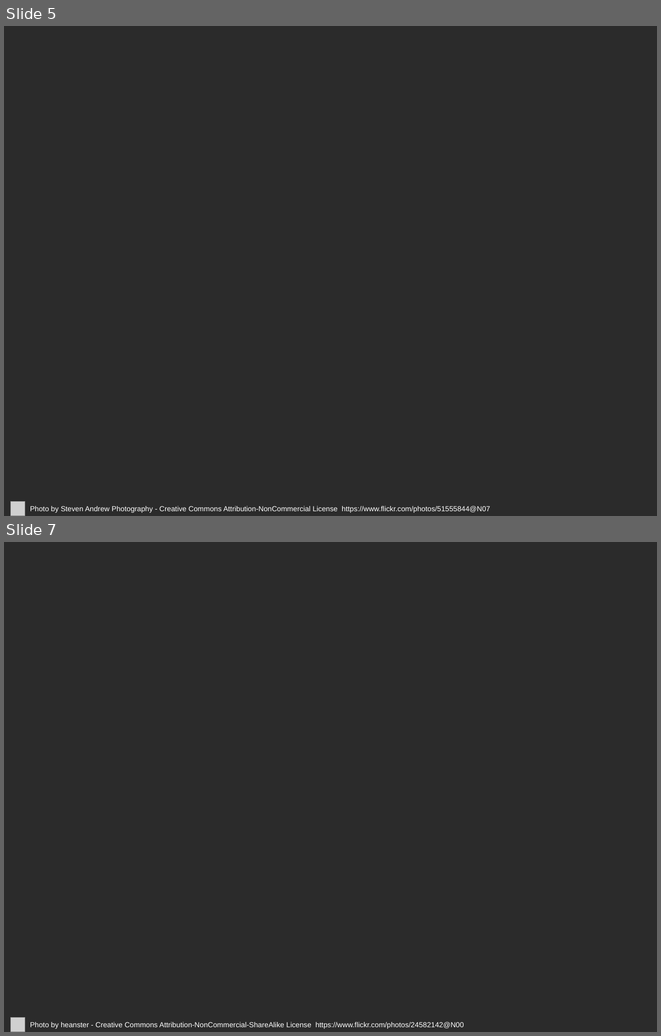
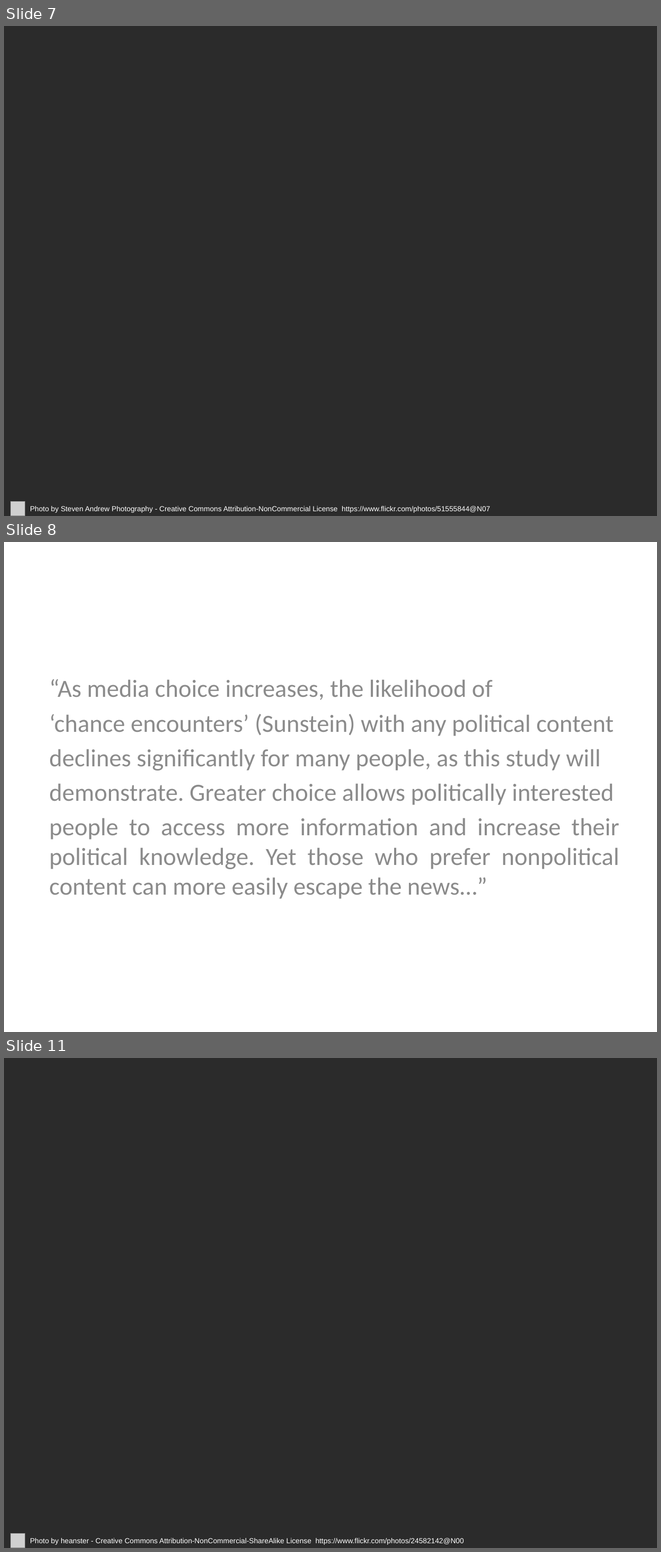
Before and after one commit to jmrphy/media_politics, a slide deck: slides/Economic_factors/Economic_factors.pptx. Shown one above the other, each under a label of ours: slides 5 and 7 before the commit, slides 7, 8 and 11 after it; the slides between them are not shown. The pictures are 661x1036 and 661x1552 pixels, drawn with LibreOffice and Linux fonts; fonts in the diff are those of the drawing; grey boxes stand for pictures; background and template pictures are left out; a plain dark background stands for a picture behind light text. Boxes give left, top, right and bottom in pixels: in the first picture for what was removed or moved away, otherwise in the second. Text is boxed around its words. In the diff, an @@ line names an element or a change of style, - is before the commit and + after.

```diff
--- a/slides/Economic_factors/Economic_factors.pptx
+++ b/slides/Economic_factors/Economic_factors.pptx
@@ slide 8 added at bbox=[4, 542, 657, 1032], background #FFFFFF @@
@@ subtitle added at bbox=[49, 679, 619, 899], 27.2 pt, text #8C8C8C @@
+“As media choice increases, the likelihood of
+‘chance encounters’ (Sunstein) with any political content
+declines significantly for many people, as this study will
+demonstrate. Greater choice allows politically interested
+people to access more information and increase their political knowledge. Yet those who prefer nonpolitical content can more easily escape the news…”
@@ what was slide 5 is now slide 7 @@
@@ what was slide 7 is now slide 11 @@
```
Also in this commit, not shown: 4 other slides added, 9 other files.
